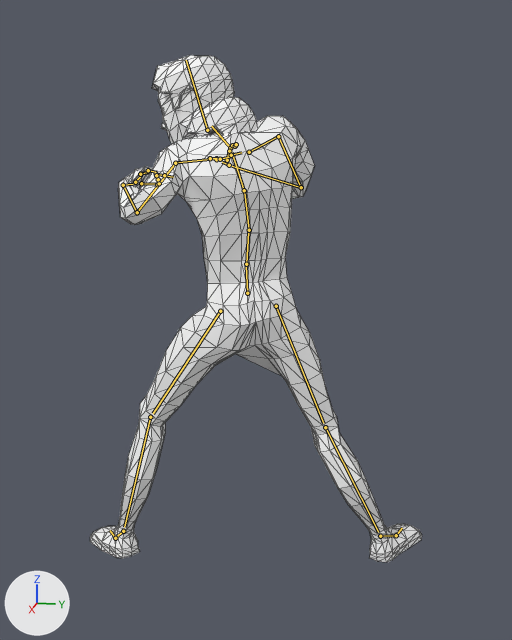
Before and after pictures for a commit that changed the glTF model assets/models/characters/npc_man.glb.
Before and after are seen from a 50 mm lens placed at (5.99, 1.24, 3.98), pointed at (-0.06, 0.03, 2.47). Every picture has the same lights, and +X, +Y and +Z are marked at lower left. The picture after the commit comes second. Both versions are drawn at frame 0 of the action 'walk'; the numbers are the values there. The bones that change, and the others that lie on the model, are drawn over the model as lines. Mesh edges are drawn as thin lines.

Objects in the first picture: 'Man1.009_Cube.003', 'ManHair1.001'.
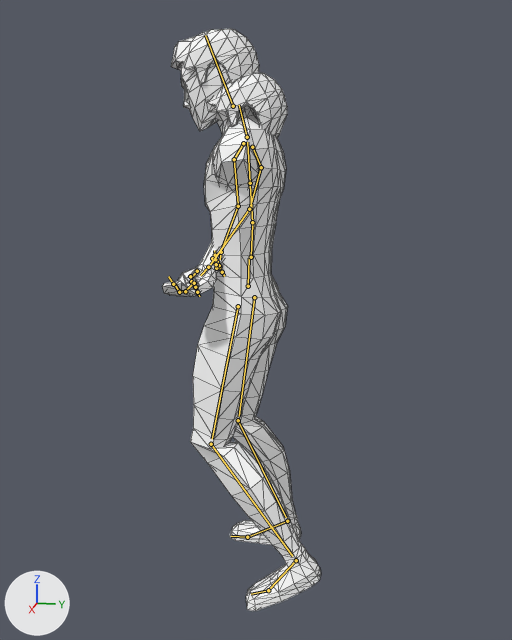
What differs and where, as boxes (x1, y1, x2, y2) in the pictures (512 x 640 px):
'Man1.009_Cube.003', posed (52% narrower, 15% taller): before (90, 55, 422, 562); after (162, 29, 321, 611)
'ManHair1.001', posed: before (181, 97, 257, 137); after (208, 73, 287, 138)
'ManHairCap.001', posed (not visible before): after (238, 106, 260, 126)
bone 'mixamorig:Hips', root to tip: before (247, 293) to (246, 265); after (248, 286) to (249, 258)
bone 'mixamorig:Spine', root to tip: before (246, 264) to (248, 231); after (251, 257) to (252, 224)
bone 'mixamorig:Spine1', root to tip: before (249, 230) to (244, 192); after (252, 222) to (250, 184)
bone 'mixamorig:Spine2', root to tip: before (244, 190) to (232, 152); after (250, 183) to (247, 142)
bone 'mixamorig:Neck', root to tip: before (230, 148) to (211, 126); after (247, 137) to (239, 105)
bone 'mixamorig:Head', root to tip: before (207, 130) to (186, 60); after (233, 106) to (205, 35)
bone 'mixamorig:LeftShoulder', root to tip: before (216, 158) to (177, 162); after (243, 143) to (234, 158)
bone 'mixamorig:LeftArm', root to tip: before (175, 163) to (138, 210); after (234, 159) to (238, 204)
bone 'mixamorig:LeftForeArm', root to tip: before (137, 212) to (123, 186); after (238, 206) to (221, 250)
bone 'mixamorig:LeftHand', root to tip: before (123, 185) to (133, 184); after (221, 252) to (220, 259)
bone 'mixamorig:LeftHandThumb1', root to tip: before (135, 182) to (141, 175); after (215, 255) to (213, 259)
bone 'mixamorig:LeftHandThumb2', root to tip: before (140, 174) to (148, 172); after (212, 258) to (217, 262)
bone 'mixamorig:LeftHandThumb3', root to tip: before (148, 170) to (156, 172); after (217, 261) to (219, 265)
bone 'mixamorig:LeftHandIndex1', root to tip: before (141, 183) to (157, 184); after (219, 265) to (216, 267)
bone 'mixamorig:LeftHandIndex2', root to tip: before (157, 184) to (159, 184); after (216, 268) to (216, 265)
bone 'mixamorig:LeftHandIndex3', root to tip: before (159, 183) to (158, 180); after (216, 264) to (215, 260)
bone 'mixamorig:RightShoulder', root to tip: before (249, 152) to (277, 137); after (252, 147) to (261, 167)
bone 'mixamorig:RightArm', root to tip: before (278, 136) to (300, 185); after (261, 167) to (250, 207)
bone 'mixamorig:RightForeArm', root to tip: before (301, 187) to (232, 166); after (249, 209) to (210, 264)
bone 'mixamorig:RightHand', root to tip: before (229, 165) to (222, 162); after (208, 267) to (200, 275)
bone 'mixamorig:RightHandThumb1', root to tip: before (227, 160) to (229, 151); after (197, 271) to (191, 277)
bone 'mixamorig:RightHandThumb2', root to tip: before (229, 151) to (232, 146); after (190, 276) to (192, 281)
bone 'mixamorig:RightHandThumb3', root to tip: before (232, 145) to (233, 144); after (191, 281) to (193, 286)
bone 'mixamorig:RightHandIndex1', root to tip: before (216, 159) to (211, 158); after (194, 283) to (185, 290)
bone 'mixamorig:RightHandIndex2', root to tip: before (210, 158) to (219, 158); after (185, 291) to (179, 291)
bone 'mixamorig:RightHandIndex3', root to tip: before (220, 159) to (231, 156); after (179, 292) to (175, 285)
bone 'mixamorig:LeftUpLeg', root to tip: before (220, 311) to (153, 413); after (238, 306) to (212, 439)
bone 'mixamorig:LeftLeg', root to tip: before (150, 417) to (124, 527); after (211, 444) to (292, 556)
bone 'mixamorig:LeftFoot', root to tip: before (123, 531) to (115, 537); after (296, 560) to (269, 589)
bone 'mixamorig:RightUpLeg', root to tip: before (276, 306) to (323, 423); after (254, 297) to (239, 416)
bone 'mixamorig:RightLeg', root to tip: before (325, 427) to (378, 532); after (238, 420) to (286, 517)
bone 'mixamorig:RightFoot', root to tip: before (380, 536) to (395, 535); after (287, 521) to (249, 536)
bone 'mixamorig:RightToeBase', root to tip: before (396, 535) to (402, 528); after (247, 537) to (231, 536)

What the commit changed:
Bone 'mixamorig:Hips' (bone_mixamorig_hips) moves from (0.0, -0.11, 0.0) to (0.0, -0.05, 0.0).
Bone 'mixamorig:Hips' (bone_mixamorig_hips) turns from (10, -65, -5) to (-2, -5, 3) degrees about its own x, y and z.
Bone 'mixamorig:Spine' (bone_mixamorig_spine) turns from (-1, 13, 6) to (4, 1, 1) degrees about its own x, y and z.
Bone 'mixamorig:Spine1' (bone_mixamorig_spine1) turns from (10, 3, -7) to (7, 2, 2) degrees about its own x, y and z.
Bone 'mixamorig:Spine2' (bone_mixamorig_spine2) turns from (12, -1, -6) to (0, 0, 0) degrees about its own x, y and z.
Bone 'mixamorig:Neck' (bone_mixamorig_neck) turns from (20, 29, -2) to (7, 3, 0) degrees about its own x, y and z.
Bone 'mixamorig:Head' (bone_mixamorig_head) turns from (-29, 17, -13) to (7, 3, 0) degrees about its own x, y and z.
Bone 'mixamorig:LeftShoulder' (bone_mixamorig_leftshoulder) turns from (-31, 5, 13) to (3, -1, 3) degrees about its own x, y and z.
Bone 'mixamorig:LeftArm' (bone_mixamorig_leftarm) turns from (15, -34, -15) to (81, -4, -21) degrees about its own x, y and z.
Bone 'mixamorig:LeftForeArm' (bone_mixamorig_leftforearm) turns from (16, -31, 93) to (12, 19, 8) degrees about its own x, y and z.
Bone 'mixamorig:LeftHand' (bone_mixamorig_lefthand) turns from (29, -21, 43) to (2, -12, -17) degrees about its own x, y and z.
Bone 'mixamorig:LeftHandThumb1' (bone_mixamorig_lefthandthumb1) turns from (-33, -26, 57) to (3, 15, -4) degrees about its own x, y and z.
Bone 'mixamorig:LeftHandThumb2' (bone_mixamorig_lefthandthumb2) turns from (-13, -59, -5) to (4, 8, -24) degrees about its own x, y and z.
Bone 'mixamorig:LeftHandThumb3' (bone_mixamorig_lefthandthumb3) turns from (-4, -45, -21) to (0, 0, 0) degrees about its own x, y and z.
Bone 'mixamorig:LeftHandIndex1' (bone_mixamorig_lefthandindex1) turns from (12, -13, 13) to (19, -2, 21) degrees about its own x, y and z.
Bone 'mixamorig:LeftHandIndex2' (bone_mixamorig_lefthandindex2) turns from (70, -59, 20) to (16, -11, 11) degrees about its own x, y and z.
Bone 'mixamorig:LeftHandIndex3' (bone_mixamorig_lefthandindex3) turns from (24, -19, 13) to (11, -8, 7) degrees about its own x, y and z.
Bone 'mixamorig:RightShoulder' (bone_mixamorig_rightshoulder) turns from (-38, -1, -3) to (3, -1, -2) degrees about its own x, y and z.
Bone 'mixamorig:RightArm' (bone_mixamorig_rightarm) turns from (46, 0, -23) to (77, 2, 22) degrees about its own x, y and z.
Bone 'mixamorig:RightForeArm' (bone_mixamorig_rightforearm) turns from (11, 33, -111) to (11, -19, -9) degrees about its own x, y and z.
Bone 'mixamorig:RightHand' (bone_mixamorig_righthand) turns from (28, 17, -32) to (-7, -3, 7) degrees about its own x, y and z.
Bone 'mixamorig:RightHandThumb1' (bone_mixamorig_righthandthumb1) turns from (-34, 24, -57) to (15, -30, 10) degrees about its own x, y and z.
Bone 'mixamorig:RightHandThumb2' (bone_mixamorig_righthandthumb2) turns from (-10, 58, 12) to (12, 21, 4) degrees about its own x, y and z.
Bone 'mixamorig:RightHandThumb3' (bone_mixamorig_righthandthumb3) turns from (-6, 46, 17) to (10, 11, 6) degrees about its own x, y and z.
Bone 'mixamorig:RightHandIndex1' (bone_mixamorig_righthandindex1) turns from (13, 11, -14) to (24, 15, -7) degrees about its own x, y and z.
Bone 'mixamorig:RightHandIndex2' (bone_mixamorig_righthandindex2) turns from (79, 55, -12) to (23, 15, -12) degrees about its own x, y and z.
Bone 'mixamorig:RightHandIndex3' (bone_mixamorig_righthandindex3) turns from (26, 13, -17) to (16, 7, -11) degrees about its own x, y and z.
Bone 'mixamorig:LeftUpLeg' (bone_mixamorig_leftupleg) turns from (22, -29, 19) to (10, -1, -1) degrees about its own x, y and z.
Bone 'mixamorig:LeftLeg' (bone_mixamorig_leftleg) turns from (-12, -1, -12) to (-48, 4, -2) degrees about its own x, y and z.
Bone 'mixamorig:LeftFoot' (bone_mixamorig_leftfoot) turns from (-22, -9, -5) to (8, -8, 3) degrees about its own x, y and z.
Bone 'mixamorig:RightUpLeg' (bone_mixamorig_rightupleg) turns from (3, 44, -14) to (8, -11, -4) degrees about its own x, y and z.
Bone 'mixamorig:RightLeg' (bone_mixamorig_rightleg) turns from (4, 0, -3) to (-27, -2, 0) degrees about its own x, y and z.
Bone 'mixamorig:RightFoot' (bone_mixamorig_rightfoot) turns from (-17, 15, -3) to (16, 6, -9) degrees about its own x, y and z.
Bone 'mixamorig:RightToeBase' (bone_mixamorig_righttoebase) turns from (0, 7, 2) to (1, 0, 0) degrees about its own x, y and z.
